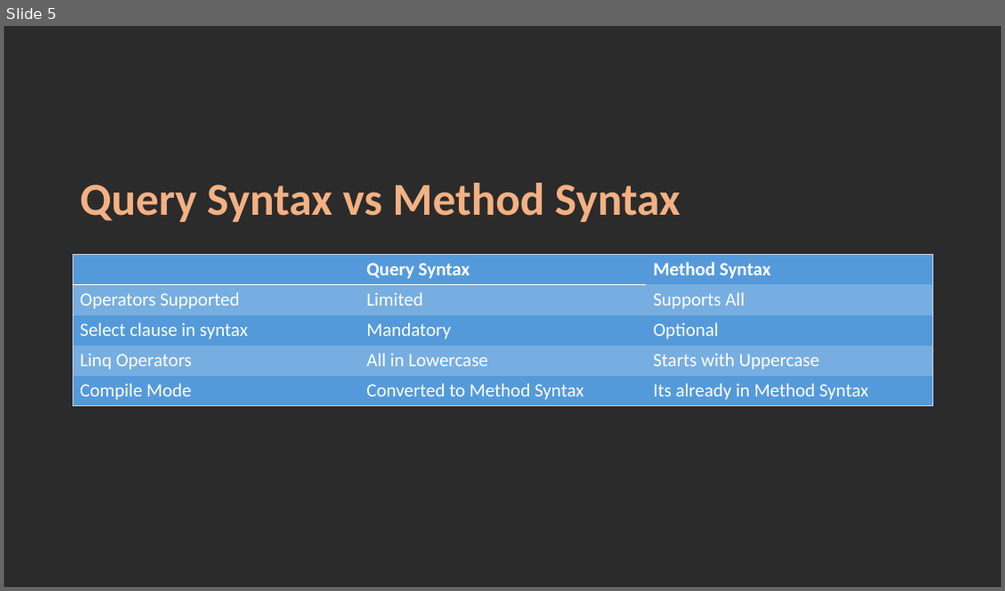
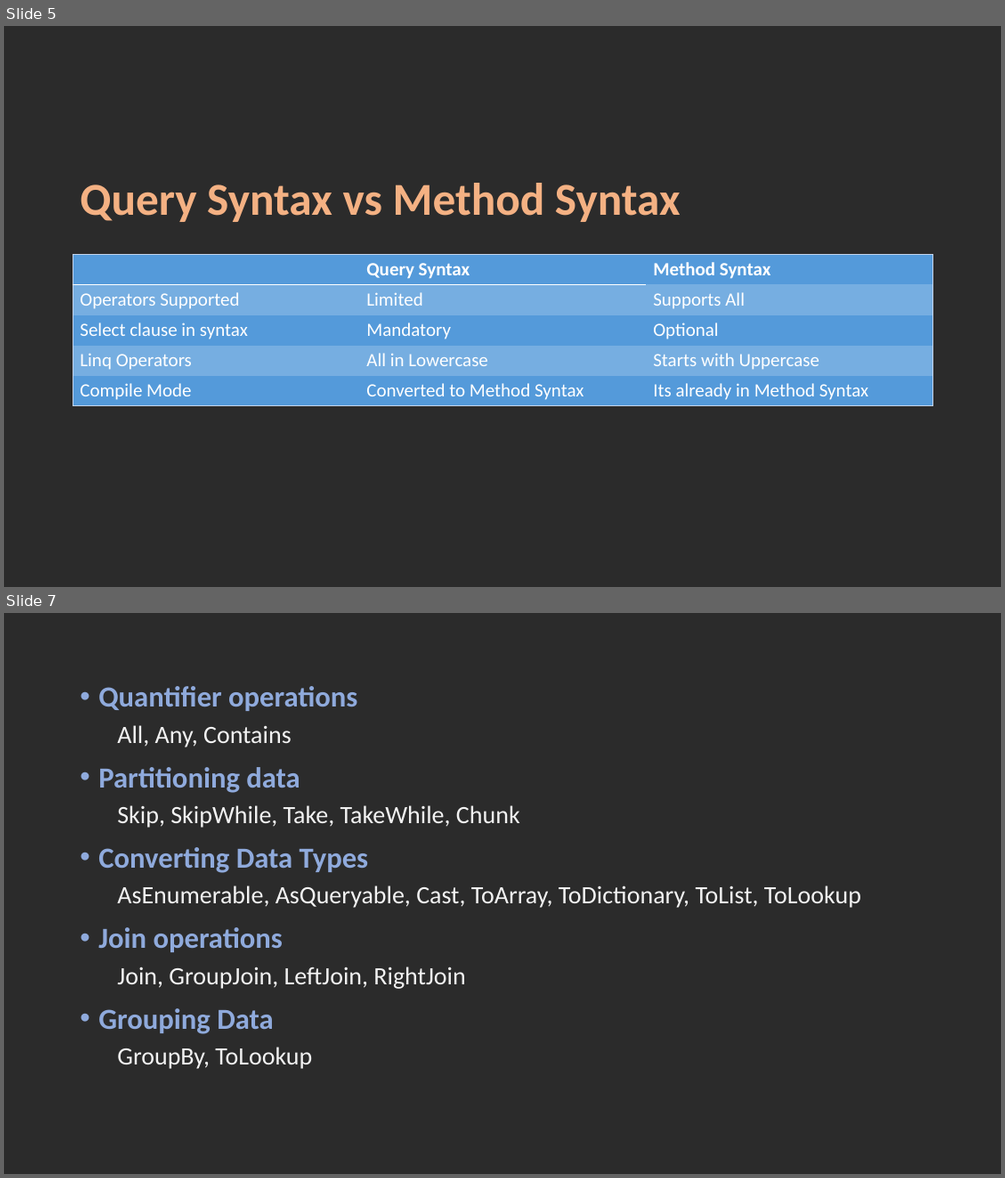
Before and after one commit to karthik9728/Linq, a slide deck: Linq.pptx. Shown one above the other, each under a label of ours: slide 5 before the commit, slides 5 and 7 after it; the slides between them are not shown. The pictures are 1005x591 and 1005x1178 pixels, drawn with LibreOffice and Linux fonts; fonts in the diff are those of the drawing; background and template pictures are left out; a plain dark background stands for a picture behind light text. Boxes give left, top, right and bottom in pixels: in the first picture for what was removed or moved away, otherwise in the second. Text is boxed around its words. In the diff, an @@ line names an element or a change of style, - is before the commit and + after.

Commit message:
Sorting Data

```diff
--- a/Linq.pptx
+++ b/Linq.pptx
@@ slide 7 added at [4,613,1001,1174], background picture (left out) @@
@@ text added at [98,686,861,1069], 24 pt, text #F2F2F2 @@
+• Quantifier operations
+  All, Any, Contains
+• Partitioning data
+  Skip, SkipWhile, Take, TakeWhile, Chunk
+• Converting Data Types
+  AsEnumerable, AsQueryable, Cast, ToArray, ToDictionary, ToList, ToLookup
+• Join operations
+  Join, GroupJoin, LeftJoin, RightJoin
+• Grouping Data
+  GroupBy, ToLookup
```
Also in this commit, not shown: 3 slides changed, 5 other files.
